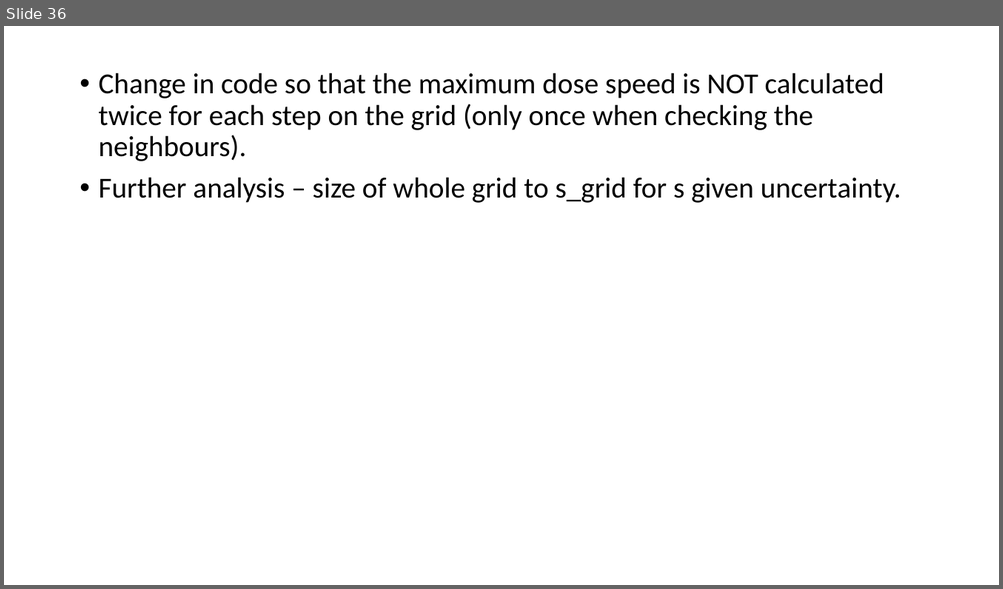
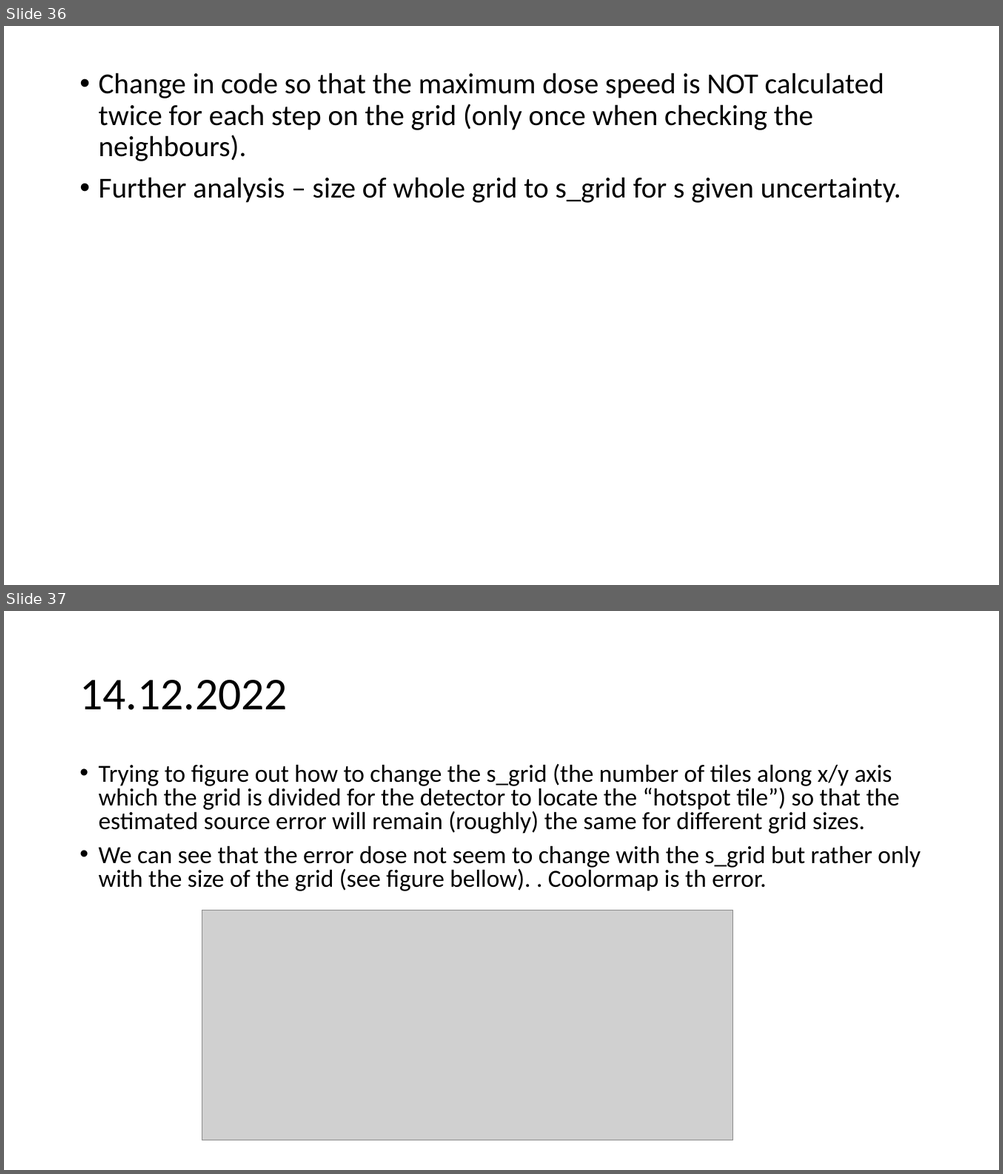
Before and after one commit to urhtrinko/DroneRadioactivity_student_job, a slide deck: reports/work_diary.pptx. Shown one above the other, each under a label of ours: slide 36 before the commit, slides 36 and 37 after it. The pictures are 1003x589 and 1003x1174 pixels, drawn with LibreOffice and Linux fonts; fonts in the diff are those of the drawing; grey boxes stand for pictures. Boxes give left, top, right and bottom in pixels: in the first picture for what was removed or moved away, otherwise in the second. Text is boxed around its words. In the diff, an @@ line names an element or a change of style, - is before the commit and + after.

```diff
--- a/reports/work_diary.pptx
+++ b/reports/work_diary.pptx
@@ slide 37 added at [4, 611, 999, 1170], background #FFFFFF @@
@@ title added at [79, 680, 287, 710], 44 pt, text #000000 @@
+14.12.2022
@@ text added at [99, 764, 920, 891], 23.8 pt, text #000000 @@
+• Trying to figure out how to change the s_grid (the number of tiles along x/y axis which the grid is divided for the detector to locate the “hotspot tile”) so that the estimated source error will remain (roughly) the same for different grid sizes.
+• We can see that the error dose not seem to change with the s_grid but rather only with the size of the grid (see figure bellow). . Coolormap is th error.
@@ picture added at [202, 911, 732, 1141] @@
```
